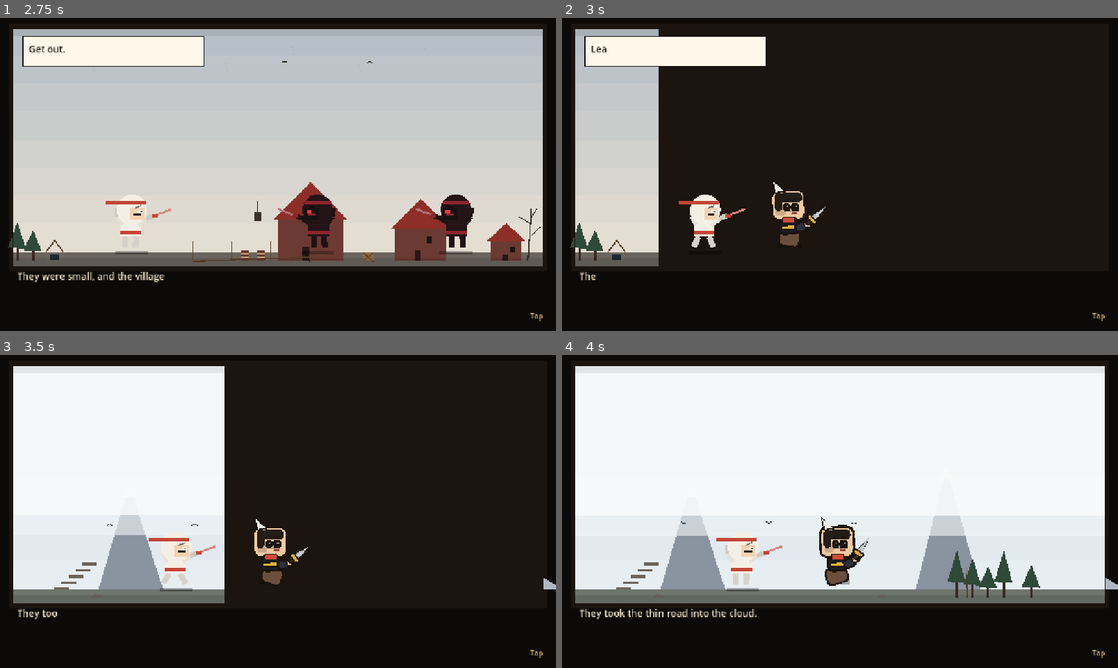
Above: before the commit, frames 1-4 (two rows, left to right).
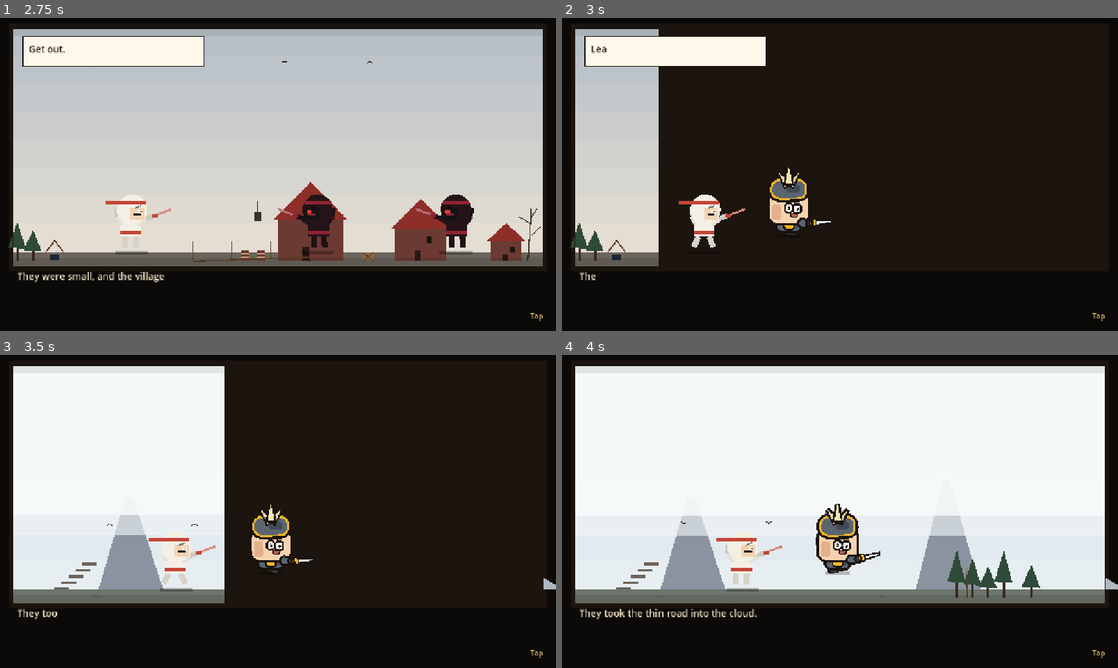
Above: after the commit, the same moments.

Repository: thomakhy025-code/n-vs-z
Game: Godot game, scene res://scenes/main.tscn
Two runs of this game, one before a commit and one after it. Both use one fixed random seed, a clock stepped at 60 frames per second and the inputs below.
Inputs (mouse positions are in pixels of both pictures, inside the frame that each line leads up to):
- Up to frame 1 (2.75 s): click "Play" at 0.5 s; click "1 First road Break their gate…" at 1.25 s; click "Start battle" at 2 s
- Up to frame 2 (3 s): tap Enter (ui_accept) at 2.75 s; move the mouse to (962, 158) at 2.77 s; hold D (move_right) from 2.78 s (still down); hold J (sword) from 2.78 s (still down); click (962, 158) at 2.92 s
- Up to frame 3 (3.5 s): keep holding D (move_right); keep holding J (sword); tap Enter (ui_accept) at 3.02, 3.32 s
- Up to frame 4 (4 s): release D (move_right) at 3.5 s; release J (sword) at 3.5 s; drag from (728, 527) to (812, 574) at 3.52 s

Frame 1 is identical in both runs. In frame 2, 1.0% of the frame differs, in the area x 37-49%, y 47-74%; in frame 3, 1.0%; in frame 4, 1.4%, in the area x 45-58%, y 47-74%.

Commit message:
Redraw the Sword soldier to match the reference icon sheet so the unit the player calls first no longer reads as a horned blob.
Co-authored-by: Cursor <cursoragent@cursor.com>

Diff:
--- a/scripts/main.gd
+++ b/scripts/main.gd
@@ -3462,9 +3462,9 @@
 			foot_y = 26.0
 			span_x = 104.0
 		elif kind == "sword":
-			head_y = -58.0
-			foot_y = 26.0
-			span_x = 112.0
+			head_y = -86.0
+			foot_y = 14.0
+			span_x = 132.0
 		elif kind == "moth" or kind == "glut" or kind == "brood" or kind == "oni" or kind == "crow" or kind == "cow" or kind == "elder" or kind == "shell" or kind == "general":
 			head_y = -56.0
 			foot_y = 32.0
@@ -3563,8 +3563,8 @@
 		var origin := Vector2(size.x * 0.5, size.y * 0.74)
 		var zoom := 2.05
 		if kind == "sword":
-			origin = Vector2(size.x * 0.36, size.y * 0.8)
-			zoom = 1.72
+			origin = Vector2(size.x * 0.34, size.y * 0.84)
+			zoom = 1.45
 		if kind == "horse" and not navy:
 			zoom = 1.65
 			origin.y = size.y * 0.8
--- a/scripts/painter.gd
+++ b/scripts/painter.gd
@@ -730,86 +730,109 @@
 	_bone(ci, hand, -1.15, 22.0, 2.8, trim)
 
 
-# The sword soldier only. Big rounded-square head, small body, one leg,
-# two arm segments, a plain sword, and a couple of flat clothing marks.
+# Shop Sword only. Cube head with a front face, gold-trimmed helmet, feather crest,
+# short body, one boot, two arm segments, and a small sword.
 static func _paint_sword(ci: CanvasItem, hip: Vector2, step: float, chop: float, skin: Color, cloth: Color, trim: Color, steel: Color, phase: String, flash: float) -> void:
 	var wash := clampf(flash * 4.0, 0.0, 0.72)
-	var ink := Color("1c140e").lerp(Color.WHITE, wash * 0.4)
-	var hair := Color("241c16").lerp(Color.WHITE, wash)
-	var collar := Color("d24b3c").lerp(Color.WHITE, wash)
-	var sash := Color("e2b034").lerp(Color.WHITE, wash)
-	var boot := cloth.lerp(Color("8a6244"), 0.72)
-	var sleeve := cloth.lightened(0.08)
-	var arm_skin := skin.darkened(0.04)
-	var skin_shade := skin.darkened(0.16)
-	var cloth_shade := cloth.darkened(0.22)
+	var kept := skin.a * cloth.a * trim.a * steel.a
+	var ink := Color("1a120e").lerp(Color.WHITE, wash * kept)
+	var face := Color("f7d2ae").lerp(Color.WHITE, wash)
+	var side := Color("e2b08a").lerp(Color.WHITE, wash)
+	var metal := Color("5a6570").lerp(Color.WHITE, wash)
+	var metal_shade := Color("414a54").lerp(Color.WHITE, wash)
+	var metal_deep := Color("353d46").lerp(Color.WHITE, wash)
+	var gold := Color("f2b428").lerp(Color.WHITE, wash)
+	var gold_deep := Color("d49216").lerp(Color.WHITE, wash)
+	var plume := Color("f0e7b8").lerp(Color.WHITE, wash)
+	var plume_side := Color("ddd4a4").lerp(Color.WHITE, wash)
+	var blade := Color("e7eef6").lerp(steel, 0.16).lerp(Color.WHITE, wash)
+	var blade_lit := Color("f8fbfc").lerp(Color.WHITE, wash)
 	var hurt := phase == "hurt" or phase == "fall"
-	var boot_top := hip.y - 4.0
-	ci.draw_rect(Rect2(hip.x - 11.0, boot_top + 11.2, 24.0, 4.2), Color(0, 0, 0, 0.32), true)
-	var leg := Rect2(hip.x - 10.0 + step * 3.4, boot_top - 2.0, 20.0, 15.0)
-	var leg_pts := _turn(_squircle(leg, 4.5), Vector2(hip.x, boot_top), step * 0.36)
-	_paint_poly(ci, leg_pts, boot, ink, 2.5)
-	var body := Rect2(hip.x - 9.0, hip.y - 22.0, 18.0, 18.0)
-	_chunk(ci, body, 4.2, cloth, ink, 2.5)
-	_chunk(ci, Rect2(body.position.x + 2.2, body.position.y + 9.0, body.size.x - 4.4, 7.0), 2.2, cloth_shade, cloth_shade, 0.0)
-	_chunk(ci, Rect2(hip.x - 7.2, hip.y - 11.0, 14.4, 3.5), 1.3, sash, ink, 1.3)
-	var upper_angle := 0.05 - chop * 0.95 + step * 0.18
-	var shoulder := hip + Vector2(8.0, -9.0)
-	var elbow := _segment(ci, shoulder, upper_angle, 10.0, 7.0, sleeve, ink, 2.3)
-	var fore_angle := upper_angle - 0.62
-	var grip := _segment(ci, elbow, fore_angle, 9.4, 5.6, arm_skin, ink, 2.1)
-	var head := Rect2(hip.x - 17.0, hip.y - 48.0, 33.0, 30.0)
-	_chunk(ci, head, 7.6, skin, ink, 2.7)
-	_chunk(ci, Rect2(head.position.x + 3.2, head.position.y + 15.5, 10.0, 11.0), 3.0, skin_shade, skin_shade, 0.0)
-	_chunk(ci, Rect2(head.position.x + 2.2, head.position.y + 2.0, head.size.x - 4.4, 10.5), 4.6, hair, hair, 0.0)
-	_chunk(ci, Rect2(head.position.x + 2.2, head.position.y + 8.0, 8.0, 13.0), 2.8, hair, hair, 0.0)
-	var crest := PackedVector2Array()
-	var crown_y := head.position.y
-	crest.append(Vector2(head.position.x + 3.5, crown_y + 1.2))
-	crest.append(Vector2(head.position.x + 0.5, crown_y - 10.0))
-	crest.append(Vector2(head.position.x + 12.0, crown_y + 0.6))
-	var plume := trim.lerp(Color("f6f2e8"), 0.78).lerp(Color.WHITE, wash * 0.35)
-	_paint_poly(ci, crest, plume, ink, 2.0)
-	var eye_y := head.position.y + 14.6
-	var far_eye := Rect2(head.position.x + 12.5, eye_y, 5.5, 5.8)
-	var near_eye := Rect2(head.position.x + 20.2, eye_y - 0.3, 6.6, 6.4)
+	var head := Rect2(hip.x - 20.0, hip.y - 46.0, 40.0, 32.0)
+	var helm := Rect2(hip.x - 17.0, hip.y - 58.0, 34.0, 17.0)
+	var body := Rect2(hip.x - 12.0, hip.y - 17.0, 24.0, 11.0)
+	var plate := Rect2(hip.x - 4.0, hip.y - 14.8, 8.4, 6.6)
+	var boot := Rect2(hip.x - 8.5, hip.y - 7.6, 17.0, 5.2)
+	var crown := Vector2(helm.position.x + helm.size.x * 0.5, helm.position.y + 1.5)
+	_chunk(ci, Rect2(hip.x - 13.0, hip.y - 2.6, 26.0, 4.4), 2.1, Color(0, 0, 0, 0.24), Color(0, 0, 0, 0), 0.0)
+	var boot_pivot := Vector2(boot.position.x + boot.size.x * 0.5, boot.position.y + 0.4)
+	var boot_pts := _turn(_squircle(boot, 3.0), boot_pivot, step * 0.3)
+	_paint_poly(ci, boot_pts, metal_deep, ink, 2.4)
+	_chunk(ci, body, 4.4, metal, ink, 2.5)
+	_chunk(ci, Rect2(body.position.x + 11.5, body.position.y + 2.6, 9.6, 6.2), 2.4, metal_shade, metal_shade, 0.0)
+	_chunk(ci, plate, 2.2, gold, ink, 2.0)
+	_chunk(ci, head, 8.8, face, ink, 2.6)
+	_chunk(ci, Rect2(head.position.x + 2.6, head.position.y + 12.5, 9.2, 16.2), 2.4, side, side, 0.0)
+	_framed(ci, helm, 7.4, metal, gold, ink, 2.3, 2.5)
+	_chunk(ci, Rect2(helm.position.x + 15.0, helm.position.y + 4.0, 14.0, 8.0), 3.0, metal_shade, metal_shade, 0.0)
+	_sword_blade(ci, crown + Vector2(-1.2, 2.2), -2.22, 14.5, 3.3, 0.45, plume_side, plume_side, ink, 2.1)
+	_sword_blade(ci, crown + Vector2(1.6, 2.2), -0.94, 14.0, 3.1, 0.4, plume_side, plume_side, ink, 2.1)
+	_sword_blade(ci, crown + Vector2(0.0, 1.2), -1.57, 16.5, 3.5, 0.5, plume, plume, ink, 2.1)
+	var eye_far := Rect2(hip.x - 3.2, hip.y - 33.2, 6.4, 7.2)
+	var eye_near := Rect2(hip.x + 5.4, hip.y - 32.8, 6.8, 7.6)
 	var brow := ink
+	var upper_angle := 0.48 - chop * 1.35 + step * 0.14
+	var fore_angle := 0.39 - chop * 1.54 + step * 0.1
+	var shoulder := hip + Vector2(11.0, -14.0)
 	if hurt:
-		_segment(ci, far_eye.position + Vector2(0.0, 2.0), 0.12, far_eye.size.x, 2.0, brow, brow, 0.0)
-		_segment(ci, near_eye.position + Vector2(0.0, 2.0), 0.02, near_eye.size.x, 2.1, brow, brow, 0.0)
+		_segment(ci, eye_far.position + Vector2(0.2, 2.8), 0.06, eye_far.size.x, 2.0, brow, brow, 0.0)
+		_segment(ci, eye_near.position + Vector2(0.2, 3.0), -0.05, eye_near.size.x, 2.1, brow, brow, 0.0)
 	else:
-		_segment(ci, far_eye.position + Vector2(-0.3, -3.2), -0.46, 6.2, 2.3, brow, brow, 0.0)
-		_segment(ci, near_eye.position + Vector2(-0.2, -3.4), -0.22, 7.2, 2.5, brow, brow, 0.0)
-		_chunk(ci, far_eye, 1.7, ink, ink, 1.15)
-		_chunk(ci, near_eye, 1.9, ink, ink, 1.25)
-		ci.draw_rect(Rect2(far_eye.position.x + 2.5, far_eye.position.y + 1.1, 1.5, 1.5), Color("fff6ea"), true)
-		ci.draw_rect(Rect2(near_eye.position.x + 3.4, near_eye.position.y + 1.15, 1.8, 1.8), Color("fff6ea"), true)
-	_chunk(ci, Rect2(far_eye.end.x - 0.2, eye_y + 5.0, 2.3, 3.4), 1.0, skin.darkened(0.2), skin.darkened(0.2), 0.0)
-	var mouth := Color("8d403c").lerp(Color.WHITE, wash)
-	_segment(ci, Vector2(near_eye.position.x - 0.4, eye_y + 9.2), 0.06, 6.0, 2.15, mouth, mouth, 0.0)
-	_chunk(ci, Rect2(hip.x - 6.0, head.end.y - 1.5, 12.5, 4.4), 1.5, collar, ink, 1.4)
-	_sword_weapon(ci, grip, fore_angle + 0.06, steel, ink, wash)
-
-
-static func _sword_weapon(ci: CanvasItem, hand: Vector2, angle: float, steel: Color, ink: Color, wash: float) -> void:
+		_segment(ci, eye_far.position + Vector2(-0.2, -3.0), 0.36, 6.6, 2.1, brow, brow, 0.0)
+		_segment(ci, eye_near.position + Vector2(0.2, -3.2), -0.32, 6.8, 2.2, brow, brow, 0.0)
+		_chunk(ci, eye_far, 2.2, Color("fff8ef"), ink, 1.7)
+		_chunk(ci, eye_near, 2.3, Color("fff8ef"), ink, 1.7)
+		_chunk(ci, Rect2(eye_far.position.x + 2.2, eye_far.position.y + 2.4, 2.5, 3.1), 1.0, ink, ink, 0.0)
+		_chunk(ci, Rect2(eye_near.position.x + 2.4, eye_near.position.y + 2.5, 2.6, 3.2), 1.0, ink, ink, 0.0)
+		ci.draw_rect(Rect2(eye_far.position.x + 2.4, eye_far.position.y + 2.6, 1.15, 1.15), Color("fffdf8"), true)
+		ci.draw_rect(Rect2(eye_near.position.x + 2.6, eye_near.position.y + 2.7, 1.2, 1.2), Color("fffdf8"), true)
+	var mouth := Rect2(hip.x + 2.4, hip.y - 23.6, 6.0, 2.3)
+	_chunk(ci, mouth, 1.1, Color("c45c58").lerp(Color.WHITE, wash), ink, 1.3)
+	var elbow := _segment(ci, shoulder, upper_angle, 8.4, 6.4, metal, ink, 2.4)
+	var grip := _segment(ci, elbow, fore_angle, 7.4, 5.2, metal_deep, ink, 2.3)
+	_sword_weapon(ci, grip, fore_angle, ink, gold, gold_deep, blade, blade_lit)
+
+
+static func _framed(ci: CanvasItem, rect: Rect2, cut: float, fill: Color, trim: Color, ink: Color, ring: float, edge: float) -> void:
+	var outer := ring + edge
+	var big := Rect2(rect.position - Vector2(outer, outer), rect.size + Vector2(outer, outer) * 2.0)
+	var mid := Rect2(rect.position - Vector2(ring, ring), rect.size + Vector2(ring, ring) * 2.0)
+	ci.draw_colored_polygon(_squircle(big, cut + outer), ink)
+	ci.draw_colored_polygon(_squircle(mid, cut + ring), trim)
+	ci.draw_colored_polygon(_squircle(rect, cut), fill)
+
+
+static func _sword_weapon(ci: CanvasItem, hand: Vector2, angle: float, ink: Color, gold: Color, gold_deep: Color, blade: Color, blade_lit: Color) -> void:
 	var dir := Vector2(cos(angle), sin(angle))
 	var side := Vector2(-dir.y, dir.x)
-	var grip := Color("3b291c").lerp(Color.WHITE, wash)
-	var guard := Color("e2b034").lerp(Color.WHITE, wash)
-	_segment(ci, hand - dir * 6.2, angle, 6.2, 3.5, grip, ink, 1.6)
-	_segment(ci, hand - side * 4.8, angle + PI * 0.5, 9.6, 3.2, guard, ink, 1.6)
-	var base := hand + dir * 2.8
-	var tip := hand + dir * 20.0
-	var blade := PackedVector2Array()
-	blade.append(base + side * 2.6)
-	blade.append(tip)
-	blade.append(base - side * 2.6)
-	_paint_poly(ci, blade, steel.darkened(0.14), ink, 1.7)
+	_segment(ci, hand - dir * 4.2, angle, 4.4, 3.1, gold_deep, ink, 1.7)
+	_sword_blade(ci, hand + dir * 1.6, angle, 15.5, 1.45, 0.38, blade, blade_lit, ink, 1.7)
+	_segment(ci, hand - side * 3.2, angle + PI * 0.5, 6.4, 2.5, gold, ink, 1.7)
+
+
+static func _sword_blade(ci: CanvasItem, origin: Vector2, angle: float, length: float, base_w: float, tip_w: float, fill: Color, shade: Color, ink: Color, outline: float) -> void:
+	var dir := Vector2(cos(angle), sin(angle))
+	var side := Vector2(-dir.y, dir.x)
+	var tip := origin + dir * length
+	if outline > 0.15:
+		var ring := PackedVector2Array()
+		ring.append(origin - dir * outline + side * (base_w + outline))
+		ring.append(tip + dir * outline * 0.7 + side * (tip_w + outline))
+		ring.append(tip + dir * outline * 0.7 - side * (tip_w + outline))
+		ring.append(origin - dir * outline - side * (base_w + outline))
+		ci.draw_colored_polygon(ring, ink)
+	var steel := PackedVector2Array()
+	steel.append(origin + side * base_w)
+	steel.append(tip + side * tip_w)
+	steel.append(tip - side * tip_w)
+	steel.append(origin - side * base_w)
+	ci.draw_colored_polygon(steel, fill)
 	var shine := PackedVector2Array()
-	shine.append(base + side * 0.7 + dir * 1.4)
-	shine.append(tip - dir * 2.2)
-	shine.append(base - side * 0.2 + dir * 1.4)
-	ci.draw_colored_polygon(shine, steel.lightened(0.18))
+	shine.append(origin + dir * 1.8 + side * 0.35)
+	shine.append(tip - dir * 2.4 + side * 0.15)
+	shine.append(tip - dir * 2.4 - side * 0.35)
+	shine.append(origin + dir * 1.8 - side * 0.45)
+	ci.draw_colored_polygon(shine, shade)
 
 
 static func _chunk(ci: CanvasItem, rect: Rect2, cut: float, fill: Color, ink: Color, outline: float) -> void:
@@ -859,7 +882,7 @@
 	arcs.append(PI * 1.5)
 	arcs.append(0.0)
 	arcs.append(PI * 0.5)
-	var steps := 4
+	var steps := 8
 	for corner_i in 4:
 		var center: Vector2 = corners[corner_i]
 		var a0 := arcs[corner_i]
Not shown, changed: export_presets.cfg
Not shown, changed: docs/index.pck
Not shown, added: docs/nvs-3132740.pck
